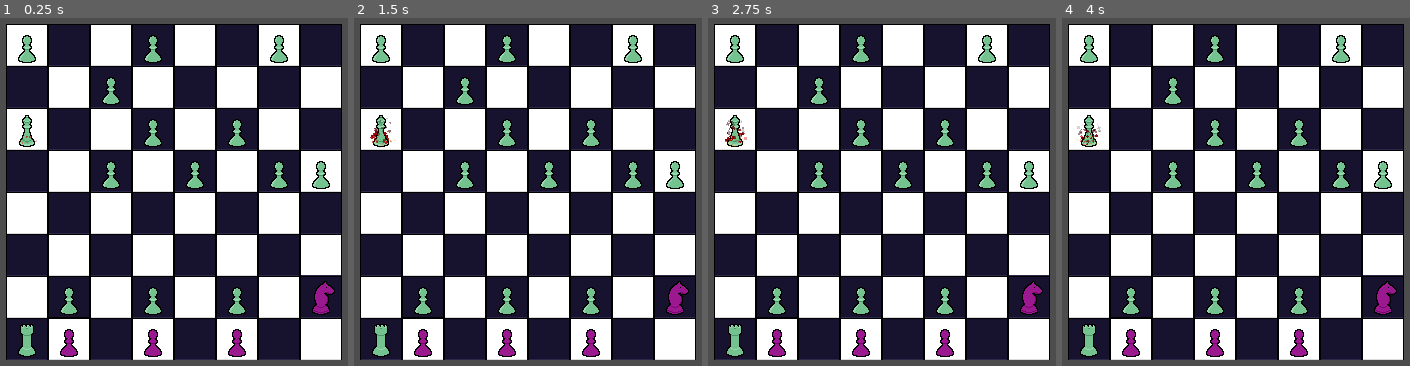
Above: before the commit, frames 1-4 (left to right).
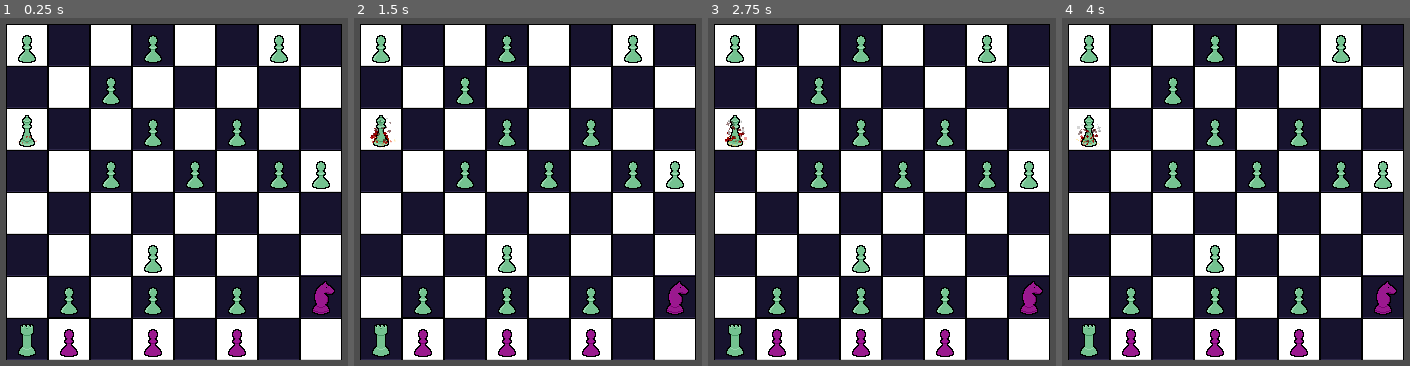
Above: after the commit, the same moments.

Repository: ehj37/Godot-Wild-Jam-93
Game: Godot game, scene res://scenes/levels/sacrifice.tscn
Two runs of this game, one before a commit and one after it. Both use one fixed random seed, a clock stepped at 60 frames per second and the inputs below. This scene is started directly instead of the project's main scene.
Inputs (mouse positions are in pixels of both pictures, inside the frame that each line leads up to):
- Up to frame 1 (0.25 s): no input
- Up to frame 2 (1.5 s): move the mouse to (667, 174) at 0.52 s; click (667, 174) at 0.67 s; move the mouse to (399, 209) at 1.27 s; click (399, 209) at 1.42 s
- Up to frame 3 (2.75 s): move the mouse to (944, 111) at 2.02 s; click (944, 111) at 2.17 s
- Up to frame 4 (4 s): move the mouse to (1204, 265) at 2.77 s; click (1204, 265) at 2.92 s; move the mouse to (outside the picture) at 3.52 s; click (outside the picture) at 3.67 s

The runs differ from the first frame. In frame 1, 0.3% of the frame differs, in the area x 41-47%, y 65-74%; in frame 2, 0.3%; in frame 3, 0.3%; in frame 4, 0.3%.

Commit message:
WIP turn system/enemy tie-breaking

Diff:
--- a/scenes/board/board.gd
+++ b/scenes/board/board.gd
@@ -1,12 +1,25 @@
 class_name Board
 
 extends Sprite2D
+
+
+class EnemyAttack:
+	var enemy_piece: Piece
+	var player_piece: Piece
+
+	@warning_ignore("shadowed_variable")
+
+	func _init(enemy_piece: Piece, player_piece: Piece) -> void:
+		self.enemy_piece = enemy_piece
+		self.player_piece = player_piece
+
 
 const CELL_SIDE_LENGTH: int = 42
 const ORIGIN: Vector2i = Vector2i(-4 * CELL_SIDE_LENGTH, 4 * CELL_SIDE_LENGTH)
 
 var _pieces: Dictionary = {}
 var _selected_piece: Piece
+var _is_player_turn: bool = true
 
 
 # Returns (-1, -1) for coords outside of the board
@@ -32,6 +45,9 @@
 
 
 func _input(event: InputEvent) -> void:
+	if !_is_player_turn:
+		return
+
 	if event is InputEventMouseButton:
 		var event_mouse_button: InputEventMouseButton = event
 		if event_mouse_button.button_index == MOUSE_BUTTON_LEFT:
@@ -48,11 +64,18 @@
 						)
 						if is_valid_move:
 							_move_piece(_selected_piece, mouse_board_coordinate)
+							if _win_condition_met():
+								print("TODO: Level beaten, do something")
+							else:
+								_is_player_turn = false
+								_take_enemy_turn()
 
 					_selected_piece = null
 			else:
 				if !_selected_piece:
-					_selected_piece = _pieces.get(mouse_board_coordinate)
+					var piece_at_mouse: Piece = _pieces.get(mouse_board_coordinate)
+					if piece_at_mouse && piece_at_mouse.is_player:
+						_selected_piece = _pieces.get(mouse_board_coordinate)
 
 
 func _ready() -> void:
@@ -73,3 +96,96 @@
 
 	piece.global_position = get_global_position_from_board_coordinate(new_board_coordinate)
 	_pieces[new_board_coordinate] = piece
+
+
+func _win_condition_met() -> bool:
+	var target_pieces: Array = _pieces.values().filter(
+		func(piece: Piece) -> bool: return piece.is_target
+	)
+	return target_pieces.is_empty()
+
+
+func _take_enemy_turn() -> void:
+	var player_pieces: Array = _pieces.values().filter(
+		func(piece: Piece) -> bool: return piece.is_player
+	)
+	var enemy_pieces: Array = _pieces.values().filter(
+		func(piece: Piece) -> bool: return !piece.is_player
+	)
+	var piece_to_board_coord: Dictionary = {}
+
+	# Gross, but should be fine in practice. It's an 8x8 grid with generally few
+	# player pieces.
+	var possible_attacks: Array[EnemyAttack] = []
+	for player_piece: Piece in player_pieces:
+		var player_board_coord: Vector2i = get_board_coordinate(player_piece.global_position)
+		piece_to_board_coord[player_piece] = player_board_coord
+		for enemy_piece: Piece in enemy_pieces:
+			var enemy_board_coord: Vector2i
+			if piece_to_board_coord.has(enemy_piece):
+				enemy_board_coord = piece_to_board_coord[enemy_piece]
+			else:
+				enemy_board_coord = get_board_coordinate(enemy_piece.global_position)
+				piece_to_board_coord[enemy_piece] = enemy_board_coord
+
+			if enemy_piece.is_valid_move(enemy_board_coord, player_board_coord, _pieces):
+				possible_attacks.append(EnemyAttack.new(enemy_piece, player_piece))
+
+	var possible_attack_count: int = possible_attacks.size()
+	match possible_attack_count:
+		0:
+			print("Enemy has no attacks")
+		1:
+			print("One possible enemy attack.")
+			var attack: EnemyAttack = possible_attacks[0]
+			var player_board_coord: Vector2i = piece_to_board_coord[attack.player_piece]
+			_move_piece(attack.enemy_piece, player_board_coord)
+		_:
+			print("TODO: Enemy has multiple attacks")
+			var candidate_enemy_pieces: Array = []
+			var candidate_player_pieces: Array = []
+			for attack: EnemyAttack in possible_attacks:
+				if !candidate_enemy_pieces.has(attack.enemy_piece):
+					candidate_enemy_pieces.append(attack.enemy_piece)
+
+				if !candidate_player_pieces.has(attack.player_piece):
+					candidate_player_pieces.append(attack.player_piece)
+
+			candidate_enemy_pieces.sort_custom(_compare_pieces)
+			var attacking_enemy_piece: Piece = candidate_enemy_pieces[0]
+			var attacks_for_enemy_piece: Array = possible_attacks.filter(
+				func(attack: EnemyAttack) -> bool: return (
+					attack.enemy_piece == attacking_enemy_piece
+				)
+			)
+			if attacks_for_enemy_piece.size() == 1:
+				print("One attack, no further tiebreaking needed")
+				var attack: EnemyAttack = attacks_for_enemy_piece[0]
+				var player_board_coord: Vector2i = piece_to_board_coord[attack.player_piece]
+				_move_piece(attack.enemy_piece, player_board_coord)
+			else:
+				print("Multiple attacks, further tiebreaking needed")
+				candidate_player_pieces.sort_custom(_compare_pieces)
+				var player_piece_to_attack: Piece = candidate_enemy_pieces[0]
+				var attack_i: int = attacks_for_enemy_piece.find_custom(
+					func(attack_for_enemy_piece: EnemyAttack) -> bool: return (
+						attack_for_enemy_piece.player_piece == player_piece_to_attack
+					)
+				)
+				var attack: EnemyAttack = attacks_for_enemy_piece[attack_i]
+				var player_board_coord: Vector2i = piece_to_board_coord[attack.player_piece]
+				_move_piece(attack.enemy_piece, player_board_coord)
+
+	_is_player_turn = true
+
+
+func _compare_pieces(piece_a: Piece, piece_b: Piece) -> bool:
+	var piece_a_board_coord: Vector2i = get_board_coordinate(piece_a.global_position)
+	var piece_b_board_coord: Vector2i = get_board_coordinate(piece_b.global_position)
+	if piece_a_board_coord.y > piece_b_board_coord.y:
+		return true
+
+	if piece_a_board_coord.y < piece_b_board_coord.y:
+		return false
+
+	return piece_a_board_coord.x > piece_b_board_coord.x
--- a/scenes/levels/sacrifice.tscn
+++ b/scenes/levels/sacrifice.tscn
@@ -95,6 +95,10 @@
 position = Vector2(-63, -105)
 is_target = false
 
-[node name="Pawn" parent="." unique_id=768603106 instance=ExtResource("4_ijbm8")]
+[node name="Pawn6" parent="Board/Enemy" unique_id=768603106 instance=ExtResource("4_ijbm8")]
 position = Vector2(-147, -147)
 is_target = false
+
+[node name="Pawn8" parent="Board/Enemy" unique_id=1221756156 instance=ExtResource("4_ijbm8")]
+position = Vector2(-21, 63)
+is_target = false
